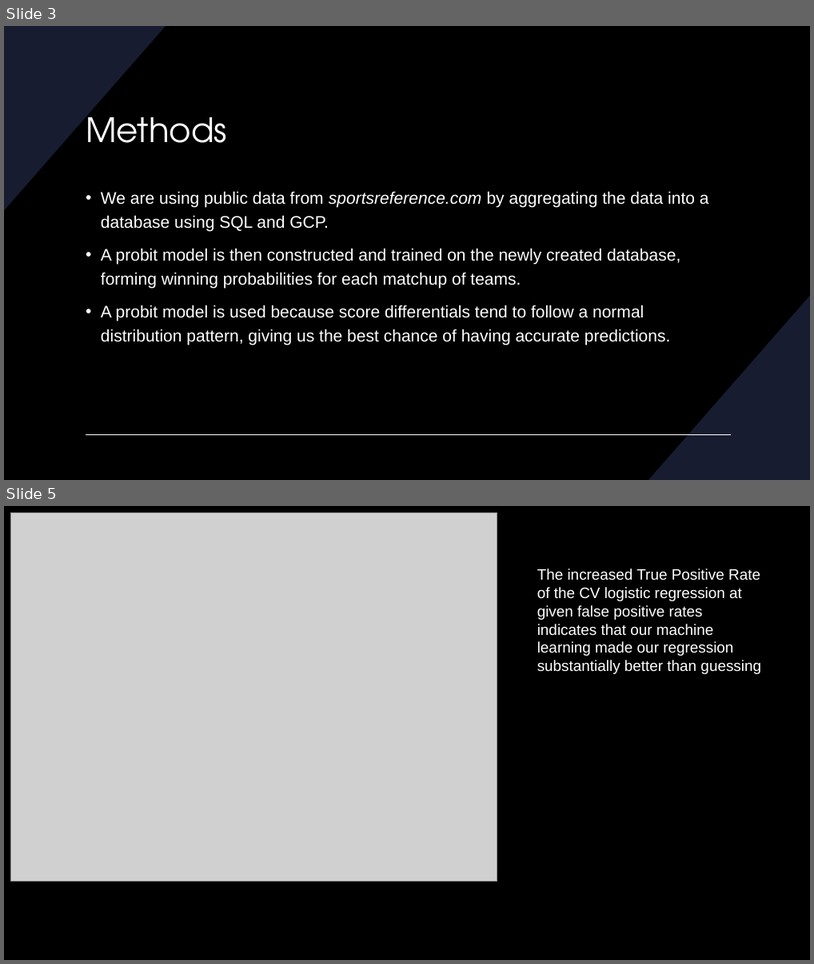
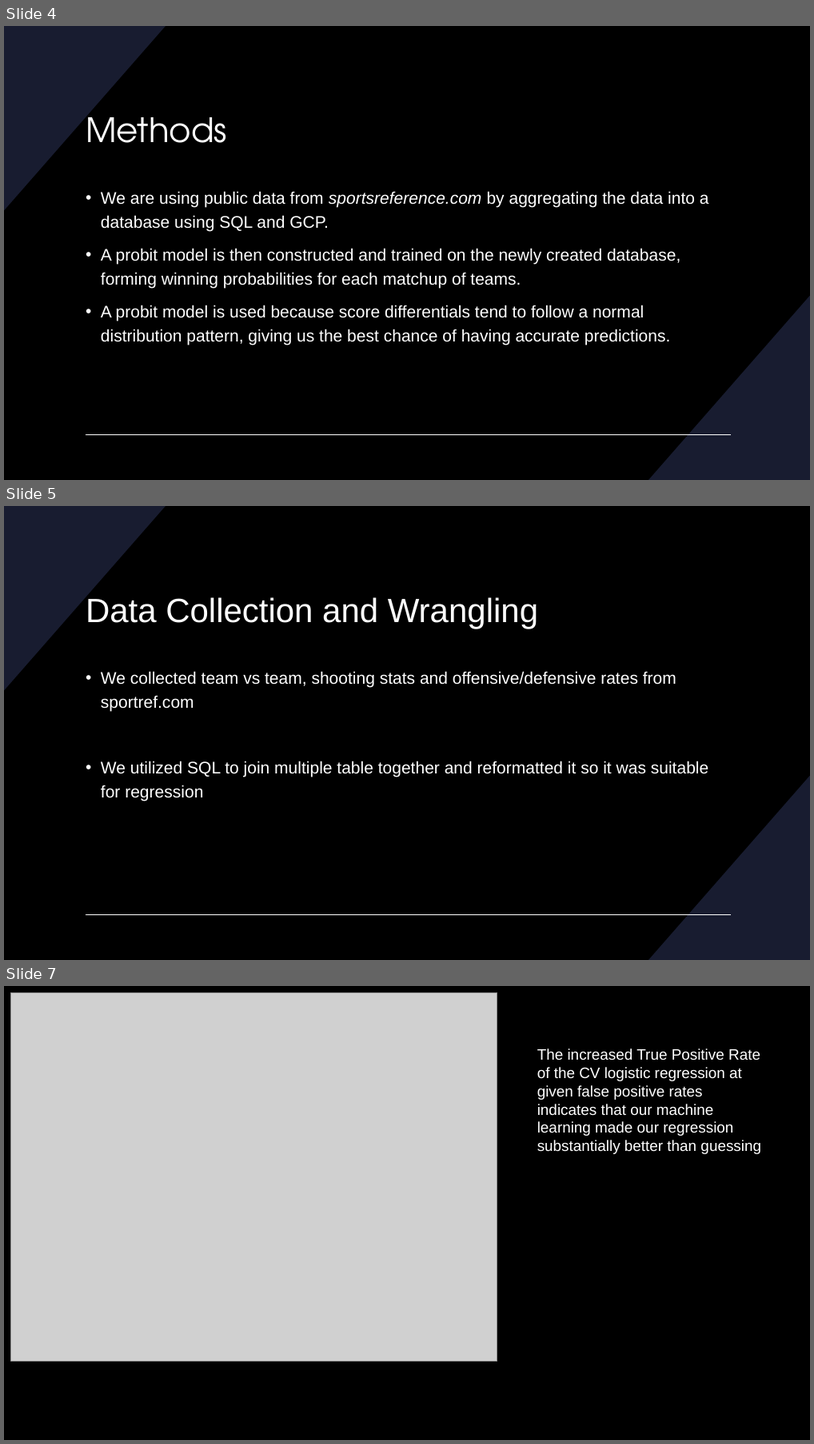
Before and after one commit to crawleyliam/NBA_playoff_bracket, a slide deck: NBA Playoff Powerpoint.pptx. Shown one above the other, each under a label of ours: slides 3 and 5 before the commit, slides 4, 5 and 7 after it; the slides between them are not shown. The pictures are 814x964 and 814x1444 pixels, drawn with LibreOffice and Linux fonts; fonts in the diff are those of the drawing; grey boxes stand for pictures. Boxes give left, top, right and bottom in pixels: in the first picture for what was removed or moved away, otherwise in the second. Text is boxed around its words. In the diff, an @@ line names an element or a change of style, - is before the commit and + after.

```diff
--- a/NBA Playoff Powerpoint.pptx
+++ b/NBA Playoff Powerpoint.pptx
@@ slide 5 added at (x1=4, y1=506, x2=810, y2=960), background #000000; not listed: 3 template elements that a slide beside it also shows @@
@@ title added at (x1=86, y1=595, x2=538, y2=628), 40 pt, text #FFFFFF @@
+Data Collection and Wrangling
@@ text added at (x1=101, y1=671, x2=709, y2=801), 20 pt, text #FFFFFF @@
+• We collected team vs team, shooting stats and offensive/defensive rates from sportref.com
+• We utilized SQL to join multiple table together and reformatted it so it was suitable for regression
@@ what was slide 3 is now slide 4 @@
@@ what was slide 5 is now slide 7 @@
```
Also in this commit, not shown: 2 slides changed, 3 other slides added, 1 slide removed.
